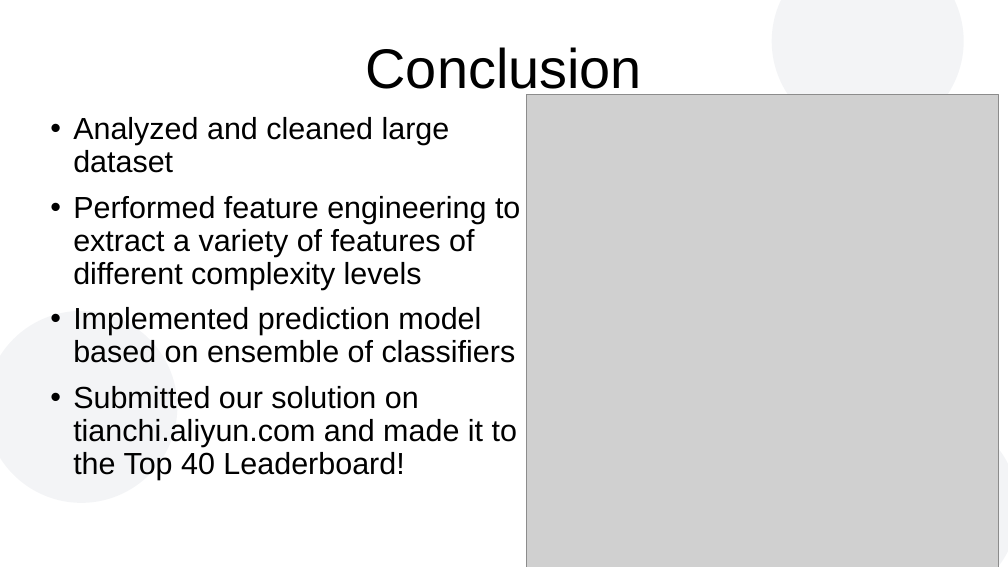
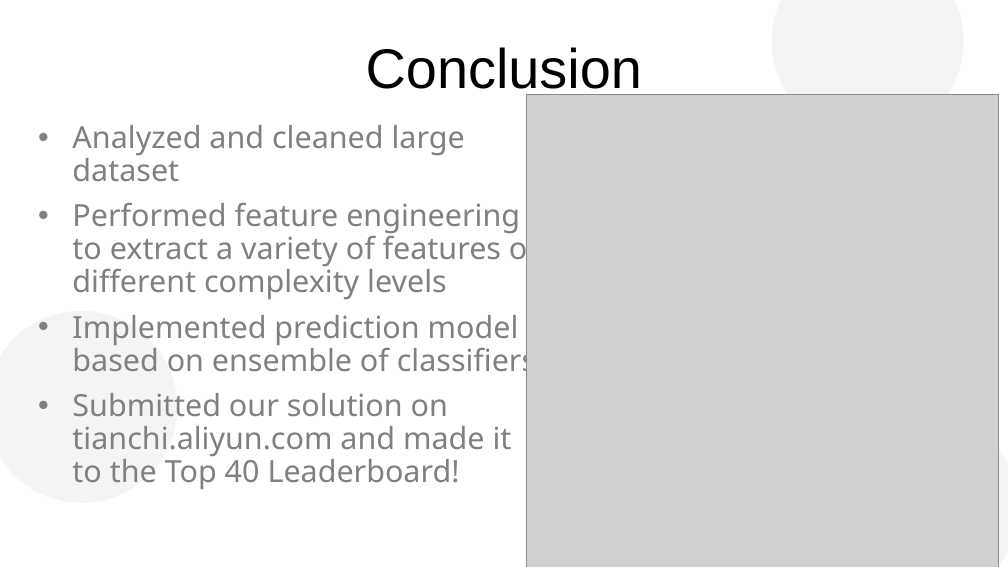
Before and after one commit to atfortes/Repeat-Buyers-Prediction, a slide deck: slide 25 of final_presentation.pptx. Drawn at 1008x567 pixels with LibreOffice and Linux fonts; fonts in the diff are those of the drawing; grey boxes stand for pictures; background and template pictures are left out. Boxes give left, top, right and bottom in pixels: in the first picture for what was removed or moved away, otherwise in the second. Text is boxed around its words. In the diff, an @@ line names an element or a change of style, - is before the commit and + after.

```diff
--- a/final_presentation.pptx
+++ b/final_presentation.pptx
@@ subtitle "Analyzed and cleaned large dataset": place and size @@
-subtitle "Analyzed and cleaned large dataset" at [73,117,520,479]
+subtitle "Analyzed and cleaned large dataset" at [72,125,538,489]
@@ subtitle "Analyzed and cleaned large dataset" at [72,125,538,489]: font Arial to Noto Sans, text colour #000000 to #808080; indent changed @@
```
